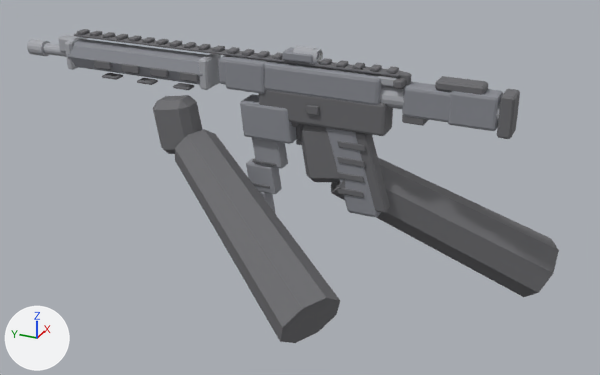
A saved change to the glTF model art/models/WPN_AssaultRifle.glb.
One viewpoint serves both versions: a camera (50 mm lens) standing at (-1.129, -0.496, 0.409) and looking at (-0.009, 0.007, -0.151). The lights are fixed; the arrows at lower left show +X, +Y and +Z. The first picture is the older version. Where no turn or scale is listed for an object, it has been applied to the vertices. Vertices at exactly the same position are counted once.

Objects in the first picture: 'Body', 'HandL', 'HandR', 'Mag' and 1 more.
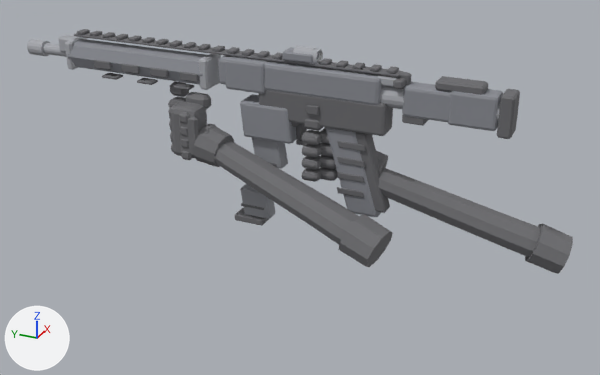
The edits, one by one:
me_handl is used by ob_handl; location (-0.123, 0.188, -0.187).
me_handl had 40 vertices, 72 faces and spanned x -0.128..0.128, y -0.318..0.068, z -0.119..0.169.
me_handl now has 898 vertices, 1696 faces and spans x -0.003..0.133, y -0.357..0.057, z -0.028..0.183.
me_handl part 1: the loose piece of 24 vertices spanning x 0.066..0.116, y -0.012..0.068, z 0.071..0.169 is rebuilt with 56 vertices and now spans x 0.06..0.104, y -0.023..0.027, z 0.075..0.161.
me_handl part 2: 16 vertices removed from x -0.128..0.128, y -0.318..0.025, z -0.119..0.119; 842 vertices added at x -0.003..0.133, y -0.357..0.057, z -0.028..0.183.
me_handr is used by ob_handr; location (0.093, -0.06, -0.215).
me_handr had 64 vertices, 116 faces and spanned x -0.112..0.113, y -0.33..0.093, z -0.13..0.183.
me_handr now has 898 vertices, 1696 faces and spans x -0.121..0.003, y -0.357..0.059, z -0.028..0.192.
me_handr part 3: 40 vertices removed from x -0.112..0.113, y -0.33..0.072, z -0.13..0.183; 898 vertices added at x -0.121..0.003, y -0.357..0.059, z -0.028..0.192.
Other edits to the shape of me_handr do not show in these pictures.

Pixel boxes (x1, y1, x2, y2) of what changed, in the pictures (600 x 375 px):
'HandL', reshaped (20% wider, 25% shorter): before (153, 95, 340, 343); after (168, 81, 393, 267)
'HandR', reshaped (10% shorter): before (300, 124, 559, 297); after (302, 119, 573, 274)
part 1 of me_handl, rebuilt (26% narrower): before (153, 95, 202, 154); after (171, 102, 207, 158)
part 2 of me_handl, reshaped: before (175, 129, 340, 343); after (168, 81, 393, 267)
